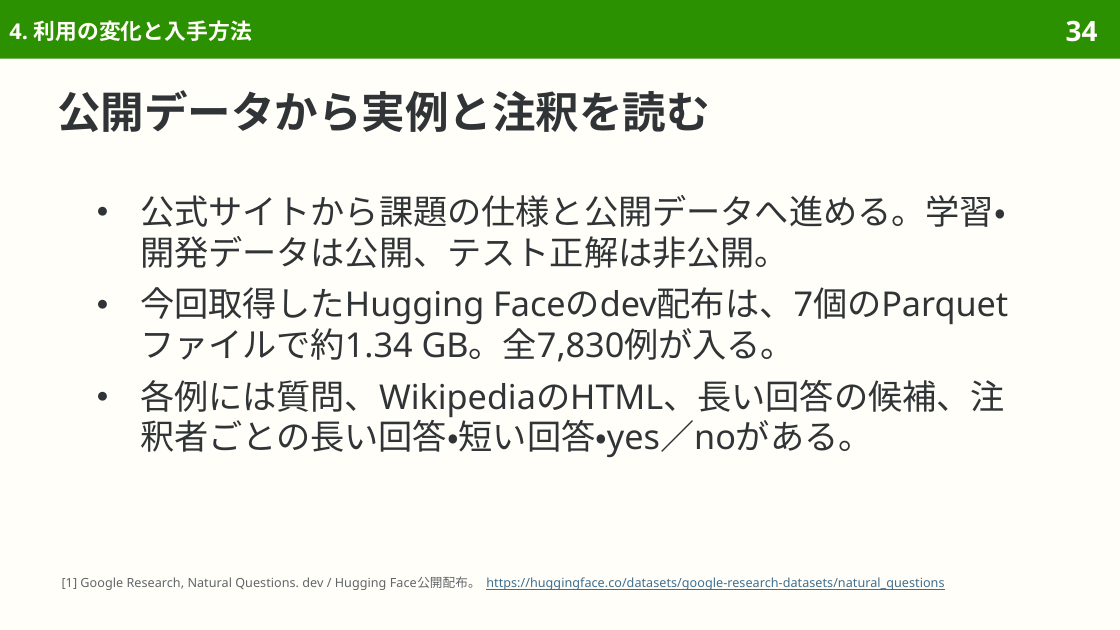
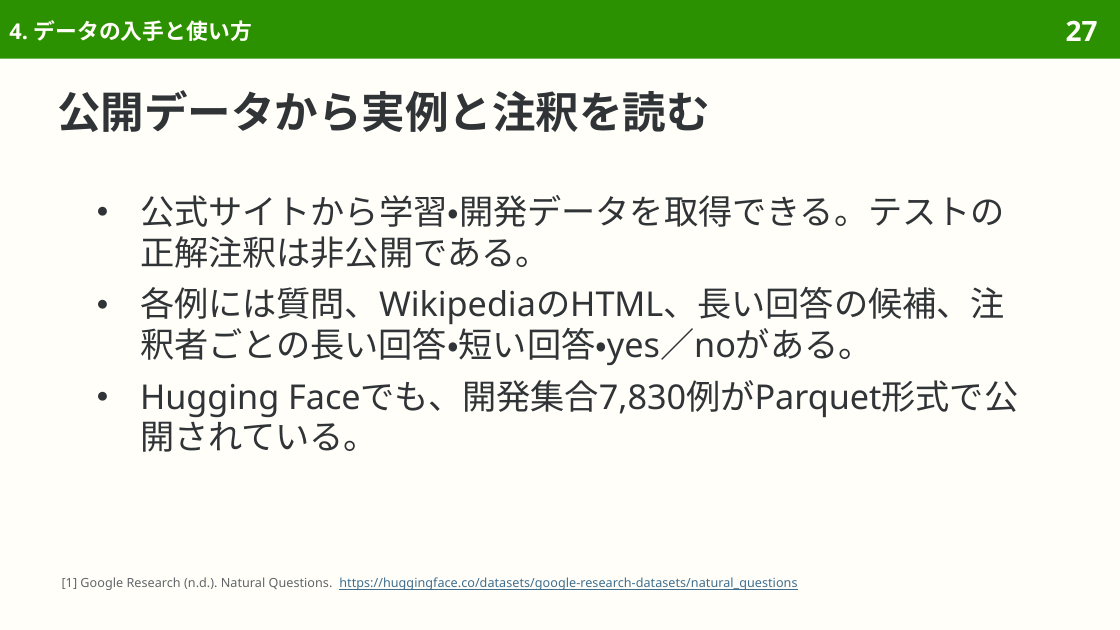
Before and after one commit to sasakiy84/datasets-in-10-minutes, a slide deck: slide 27 of slides/datasets-in-10-minutes-naturalquestions.pptx (slide 34 before the commit). Drawn at 1120x630 pixels with LibreOffice and Linux fonts; fonts in the diff are those of the drawing. Boxes give left, top, right and bottom in pixels: in the first picture for what was removed or moved away, otherwise in the second. Text is boxed around its words. In the diff, an @@ line names an element or a change of style, - is before the commit and + after.

Commit message:
Center Natural Questions on search queries and Wikipedia answer annotation

```diff
--- a/slides/datasets-in-10-minutes-naturalquestions.pptx
+++ b/slides/datasets-in-10-minutes-naturalquestions.pptx
@@ title at (9,20,252,41): text changed @@
-4. 利用の変化と入手方法
+4. データの入手と使い方
@@ page number at (1066,20,1098,41): text changed @@
-34
+27
@@ text at (140,195,1005,268): text changed @@
-● 公式サイトから課題の仕様と公開データへ進める。学習・開発データは公開、テスト正解は非公開。
-● 今回取得したHugging Faceのdev配布は、7個のParquetファイルで約1.34 GB。全7,830例が入る。
+● 公式サイトから学習・開発データを取得できる。テストの正解注釈は非公開である。
@@ text at (140,287,1005,365): more space between paragraphs @@
@@ text at (140,380,1018,452): paragraph added @@
+● Hugging Faceでも、開発集合7,830例がParquet形式で公開されている。
@@ text at (62,577,797,590): text changed @@
-[1] Google Research, Natural Questions. dev / Hugging Face公開配布。 https://huggingface.co/datasets/google-research-datasets/natural_questions
+[1] Google Research (n.d.). Natural Questions. https://huggingface.co/datasets/google-research-datasets/natural_questions
```
Also in this commit, not shown: 48 other slides changed, 1 slide added, 15 slides removed, 37 other files.
